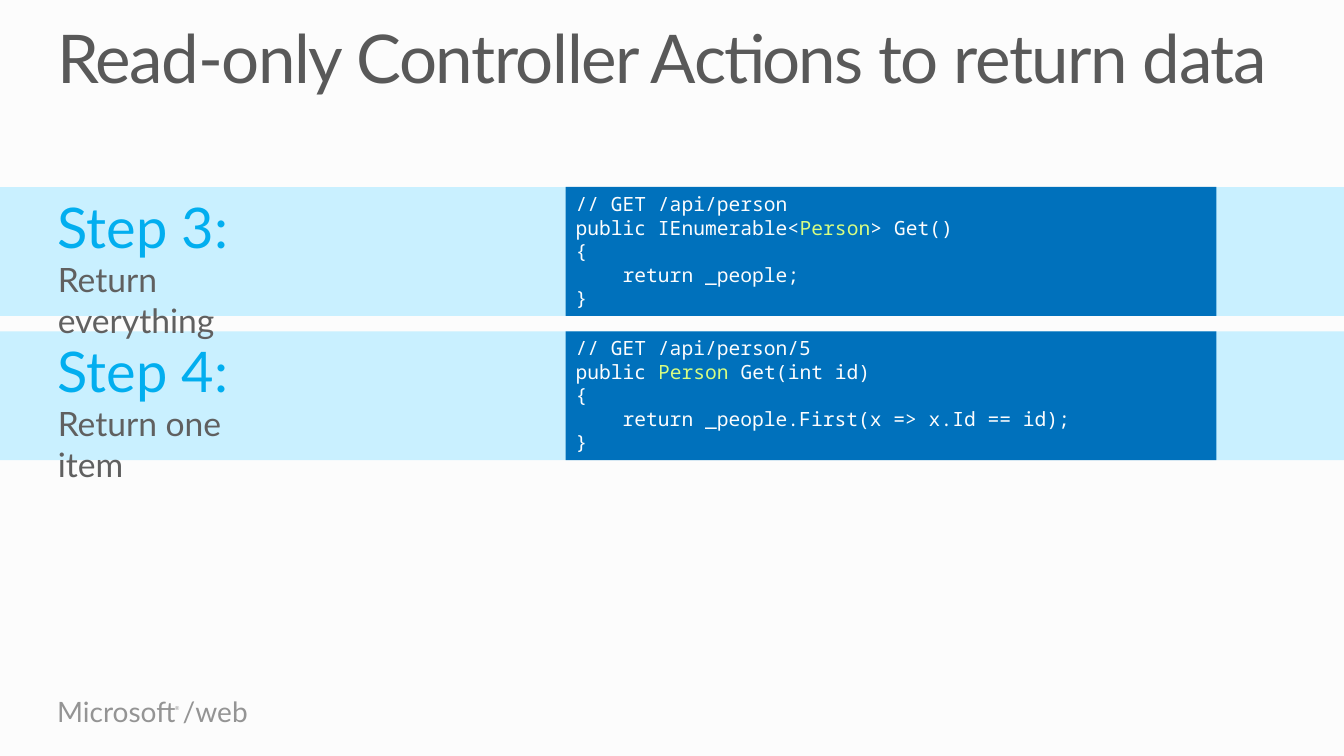
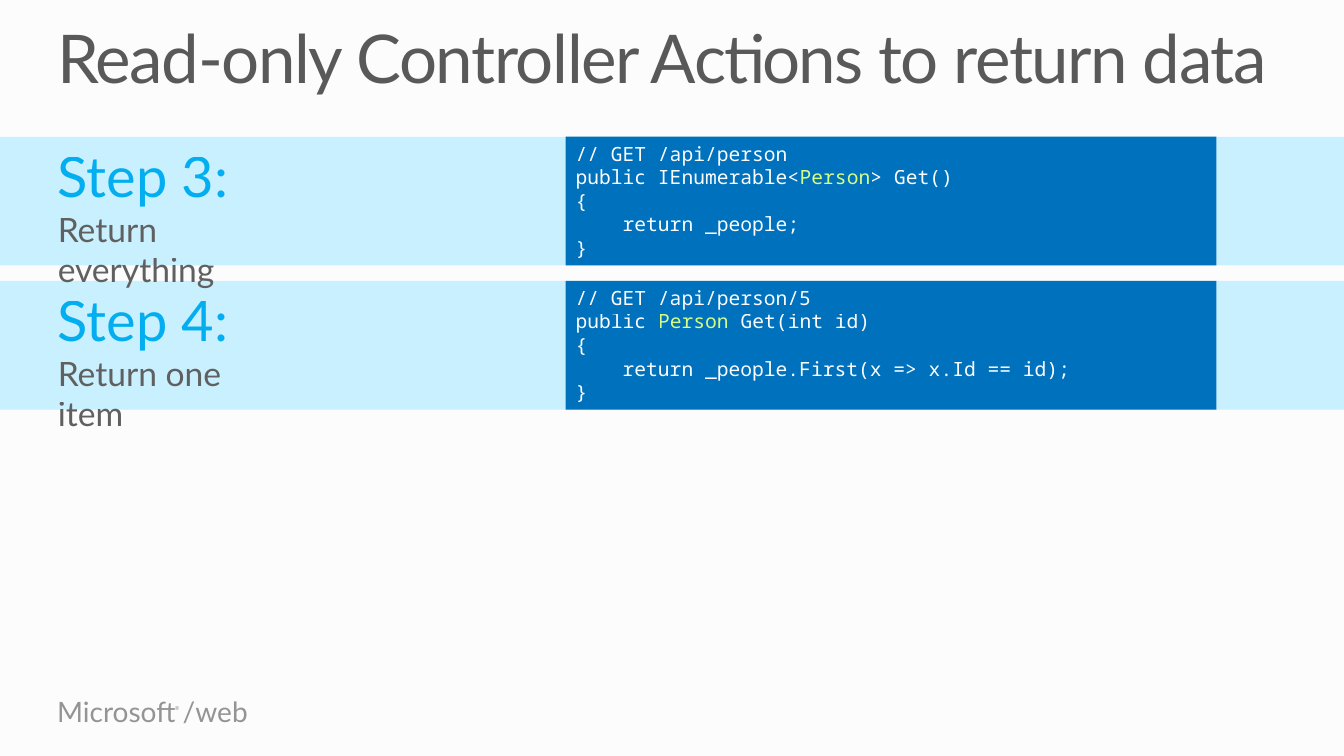
Before and after one commit to Microsoft-Web/WebTK-Presentations, a slide deck: slide 11 of AddingWebApiToASPNETSite/AddingWebApiToASPNETSite.pptx. Drawn at 1344x756 pixels with LibreOffice and Linux fonts; fonts in the diff are those of the drawing. Boxes give left, top, right and bottom in pixels: in the first picture for what was removed or moved away, otherwise in the second. Text is boxed around its words. In the diff, an @@ line names an element or a change of style, - is before the commit and + after.

```diff
--- a/AddingWebApiToASPNETSite/AddingWebApiToASPNETSite.pptx
+++ b/AddingWebApiToASPNETSite/AddingWebApiToASPNETSite.pptx
@@ 4 rectangles, 2 texts: place and size @@
-4 rectangles, 2 texts at bbox=[0, 187, 1344, 483]
+4 rectangles, 2 texts at bbox=[0, 136, 1344, 433]
```
Also in this commit, not shown: 1 other slide changed, 5 slides added, 3 slides removed, 1 other file.
